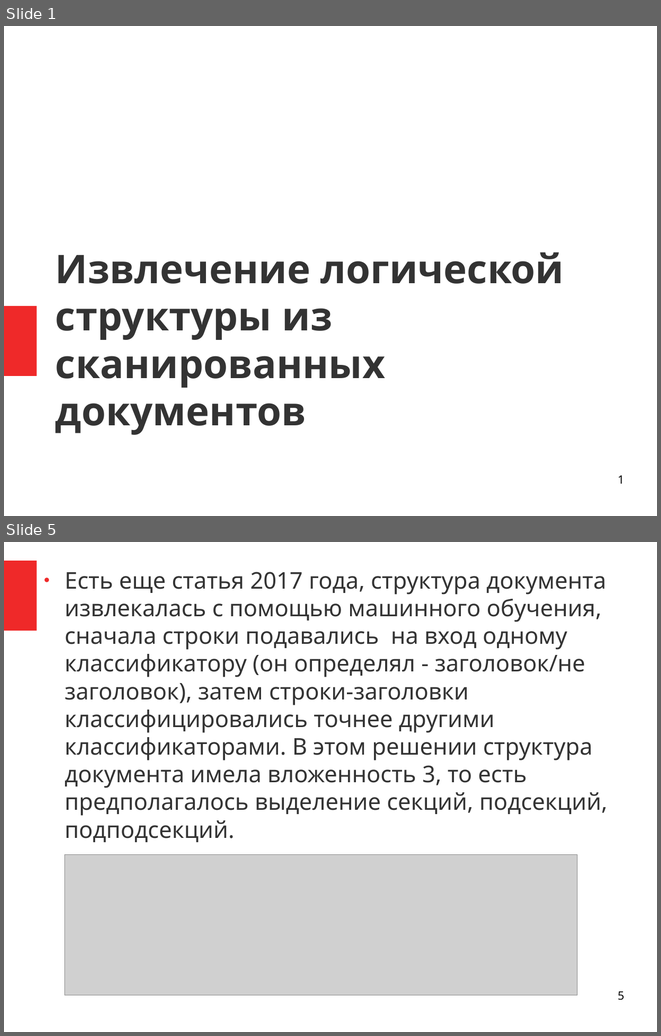
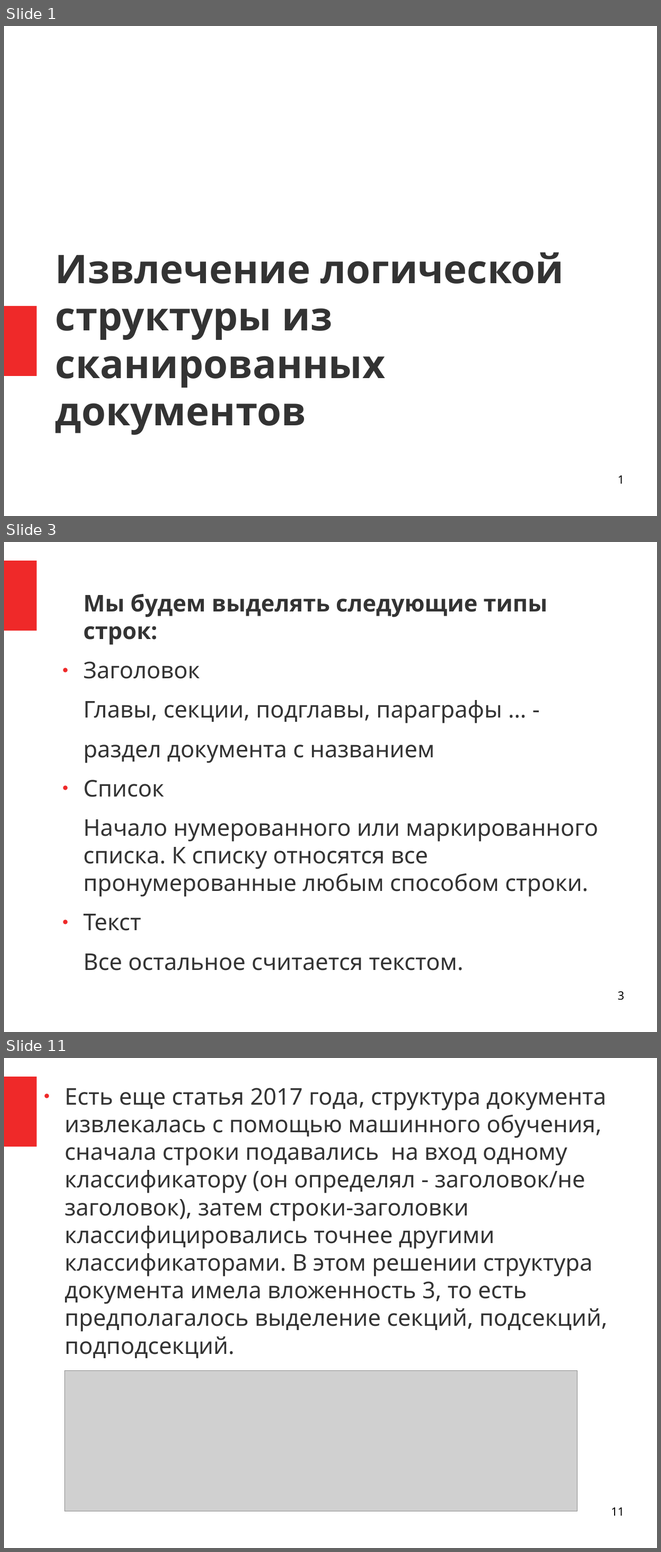
Before and after one commit to NastyBoget/document_structure_extraction, a slide deck: статьи/защита.odp. Shown one above the other, each under a label of ours: slides 1 and 5 before the commit, slides 1, 3 and 11 after it; the slides between them are not shown. The pictures are 661x1036 and 661x1552 pixels, drawn with LibreOffice and Linux fonts; fonts in the diff are those of the drawing; grey boxes stand for pictures. Boxes give left, top, right and bottom in pixels: in the first picture for what was removed or moved away, otherwise in the second. Text is boxed around its words. In the diff, an @@ line names an element or a change of style, - is before the commit and + after.

```diff
--- a/статьи/защита.odp
+++ b/статьи/защита.odp
@@ slide 3 added at (x1=4, y1=542, x2=657, y2=1032), background #FFFFFF; not listed: 1 template element that a slide beside it also shows @@
@@ text added at (x1=84, y1=594, x2=598, y2=970), 28 pt, text #333333 @@
+Мы будем выделять следующие типы строк:
+● Заголовок
+Главы, секции, подглавы, параграфы … -
+раздел документа с названием
+● Список
+Начало нумерованного или маркированного списка. К списку относятся все пронумерованные любым способом строки.
+● Текст
+Все остальное считается текстом.
@@ page number added at (x1=618, y1=991, x2=624, y2=1000), 14 pt, text #000000 @@
+3
@@ what was slide 5 is now slide 11 @@
@@ page number at (x1=611, y1=1507, x2=624, y2=1515): text changed @@
-5
+11
```
Also in this commit, not shown: 9 slides changed, 1 other slide added, 4 slides removed, 5 other files.
